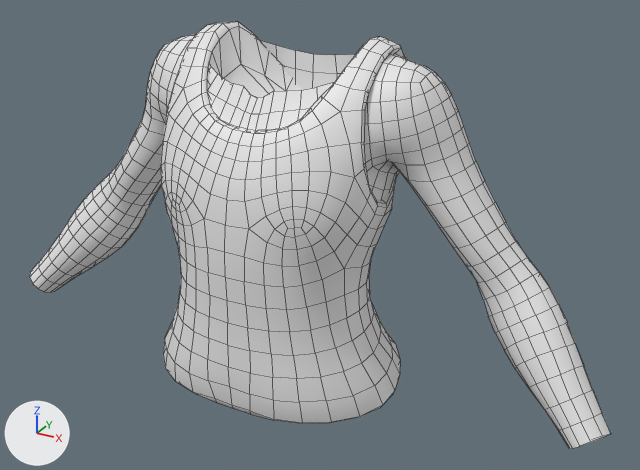
Before and after pictures for a commit that changed the FBX model Assets/BoZo_StylizedModularCharacters/Outfits/Base/Top/Outfit_Top_TankTop/BSMC_TankTop.fbx.
Rendered twice from a 50 mm lens placed at (0.53, -0.881, 1.684), pointed at (0.048, -0.004, 1.246). Every picture has the same lights, and +X, +Y and +Z are marked at lower left. Mesh edges are drawn as thin lines. Materials are left out; every surface is plain grey. Where no turn or scale is listed for an object, it has been applied to the vertices.

Script lines for the objects in view, before the commit:
```python
me_mesh = bpy.data.meshes.new('Mesh')
me_mesh.from_pydata(...)  # 1380 vertices, 1370 faces; spans x -0.423..0.423, y -0.143..0.106, z 1.053..1.486
# faces by material slot: [628, 742]
me_mesh.materials.append(mat_bsmc_skin_01_mat)
me_mesh.materials.append(mat_bsmc_outfit_top_tanktop_mat)
ob_bsmc_outfit_top_tanktop = bpy.data.objects.new('BSMC_Outfit_Top_TankTop', me_mesh)
ob_bsmc_outfit_top_tanktop.location = (0.0, 0.0, 0.0)
```
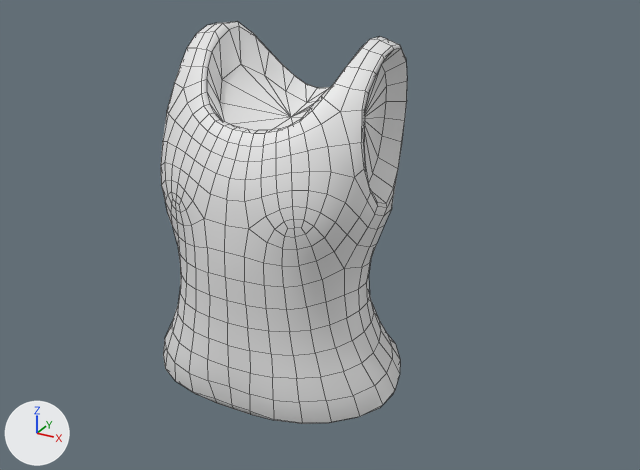
Changed parts and their boxes (x1, y1, x2, y2) in the pictures (640 x 470 px):
'BSMC_Outfit_Top_TankTop', reshaped (58% narrower)
    before: (30, 22, 611, 449)
    after: (161, 22, 407, 424)
part 1 of me_mesh, deleted
    before: (30, 35, 611, 449)
part 2 of me_mesh, deleted
    before: (258, 40, 356, 90)

The change in detail:
me_mesh has 1380 vertices, 1370 faces and spans x -0.423..0.423, y -0.143..0.106, z 1.053..1.486.
me_mesh is used by ob_bsmc_outfit_top_tanktop; location (0.0, 0.0, 0.0).
me_mesh part 1: the loose piece of 665 vertices spanning x -0.423..0.423, y -0.086..0.077, z 1.073..1.473 is deleted.
me_mesh part 2: the loose piece of 21 vertices spanning x -0.09..0.09, y 0.061..0.081, z 1.39..1.462 is deleted.
